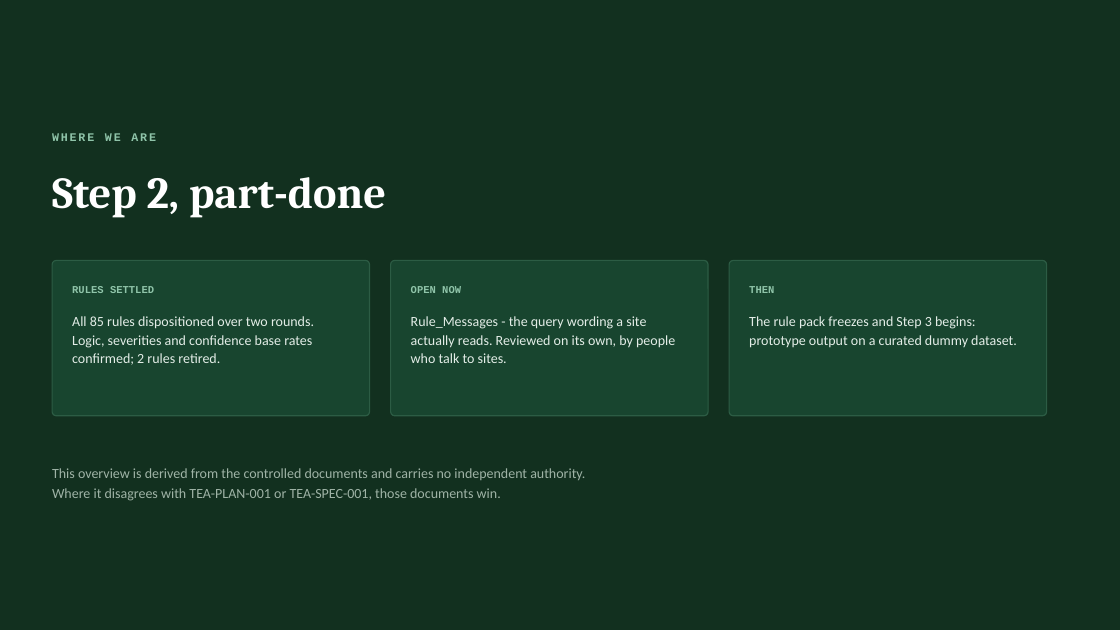
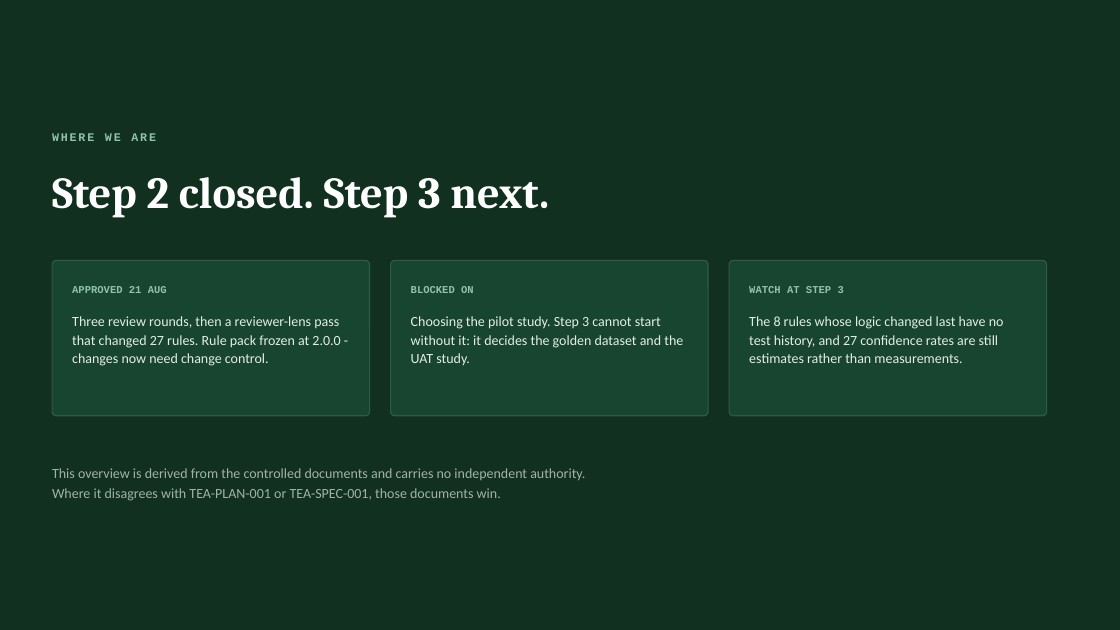
Before and after one commit to Dan5050-now/project1, a slide deck: slide 15 of docs/concept/TEA-concept-overview.pptx. Drawn at 1120x630 pixels with LibreOffice and Linux fonts; fonts in the diff are those of the drawing. Boxes give left, top, right and bottom in pixels: in the first picture for what was removed or moved away, otherwise in the second. Text is boxed around its words. In the diff, an @@ line names an element or a change of style, - is before the commit and + after.

```diff
--- a/docs/concept/TEA-concept-overview.pptx
+++ b/docs/concept/TEA-concept-overview.pptx
@@ text at (x1=52, y1=177, x2=549, y2=218): text changed @@
-Step 2, part-done
+Step 2 closed. Step 3 next.
@@ text at (x1=72, y1=286, x2=167, y2=293): text changed @@
-RULES SETTLED
+APPROVED 21 AUG
@@ text at (x1=411, y1=286, x2=474, y2=293): text changed @@
-OPEN NOW
+BLOCKED ON
@@ text at (x1=749, y1=286, x2=844, y2=293): text changed @@
-THEN
+WATCH AT STEP 3
@@ text at (x1=72, y1=316, x2=340, y2=366): text changed @@
-All 85 rules dispositioned over two rounds. Logic, severities and confidence base rates confirmed; 2 rules retired.
+Three review rounds, then a reviewer-lens pass that changed 27 rules. Rule pack frozen at 2.0.0 - changes now need change control.
@@ text at (x1=411, y1=316, x2=683, y2=365): text changed @@
-Rule_Messages - the query wording a site actually reads. Reviewed on its own, by people who talk to sites.
+Choosing the pilot study. Step 3 cannot start without it: it decides the golden dataset and the UAT study.
@@ text at (x1=749, y1=316, x2=1004, y2=363): text changed @@
-The rule pack freezes and Step 3 begins: prototype output on a curated dummy dataset.
+The 8 rules whose logic changed last have no test history, and 27 confidence rates are still estimates rather than measurements.
```
Also in this commit, not shown: 2 other slides changed, 9 other files.
